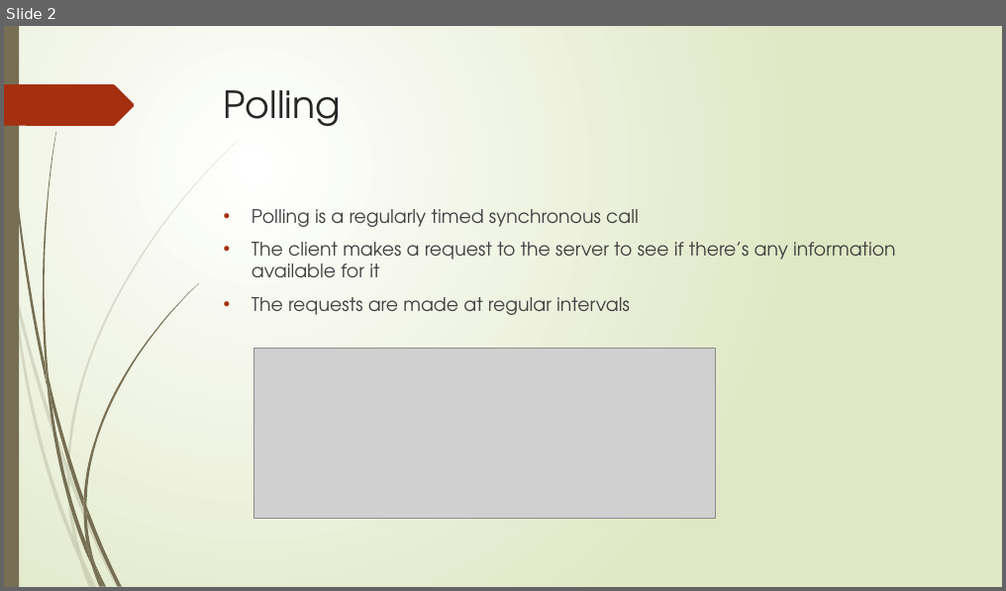
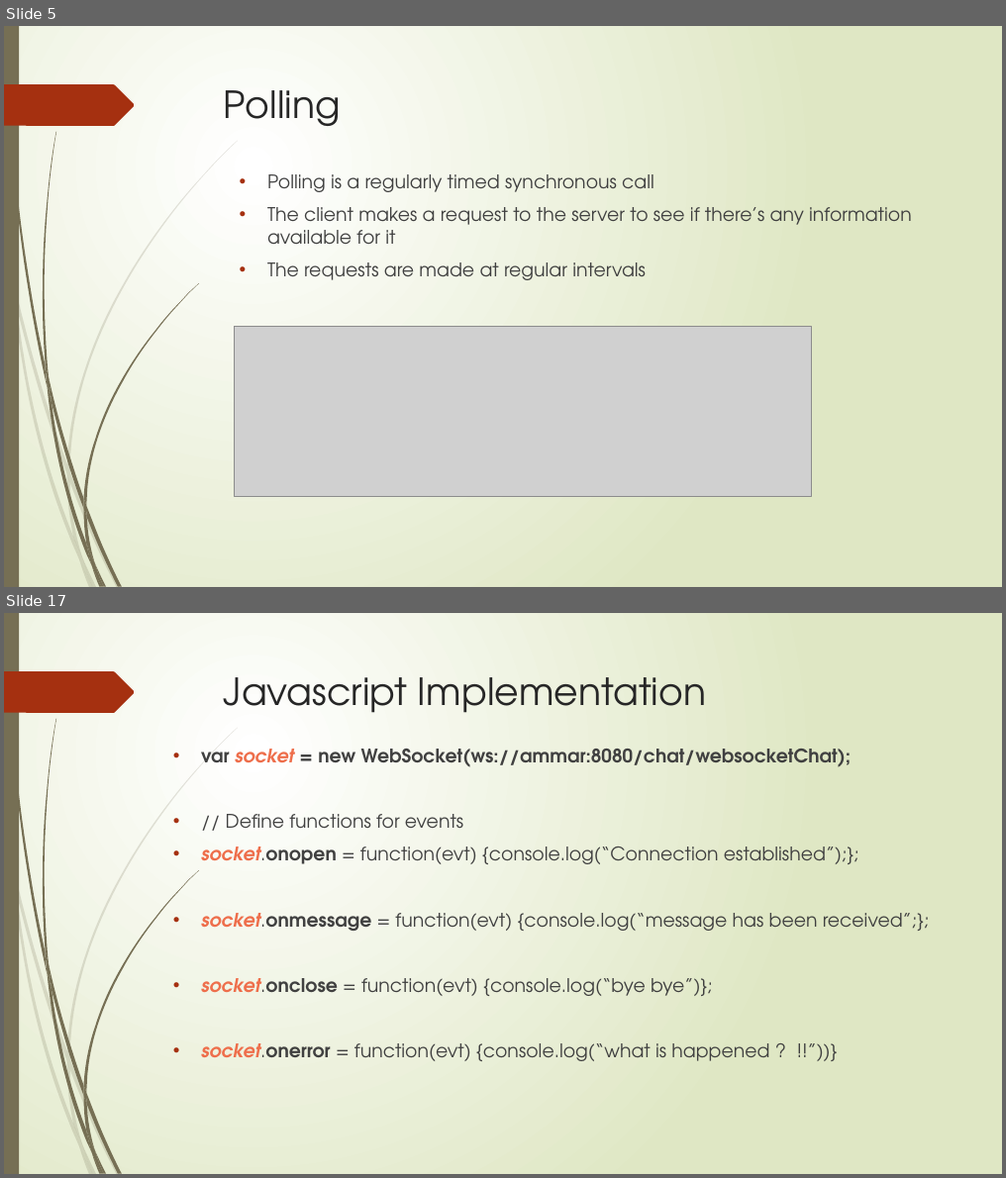
Before and after one commit to aliammar7/WebSocket, a slide deck: Websocket.pptx. Shown one above the other, each under a label of ours: slide 2 before the commit, slides 5 and 17 after it; the slides between them are not shown. The pictures are 1006x591 and 1006x1178 pixels, drawn with LibreOffice and Linux fonts; fonts in the diff are those of the drawing; grey boxes stand for pictures. Boxes give left, top, right and bottom in pixels: in the first picture for what was removed or moved away, otherwise in the second. Text is boxed around its words. In the diff, an @@ line names an element or a change of style, - is before the commit and + after.

```diff
--- a/Websocket.pptx
+++ b/Websocket.pptx
@@ slide 17 added at [4, 613, 1002, 1174], background gradient #FFFFFF to #DFE8C4; not listed: 24 template elements that a slide beside it also shows @@
@@ title added at [224, 677, 706, 713], 36 pt, text #262626 @@
+Javascript Implementation
@@ text added at [201, 749, 929, 1061], 18 pt, text #404040 @@
+• var socket = new WebSocket(ws://ammar:8080/chat/websocketChat);
+• // Define functions for events
+• socket.onopen = function(evt) {console.log(“Connection established”);};
+• socket.onmessage = function(evt) {console.log(“message has been received”;};
+• socket.onclose = function(evt) {console.log(“bye bye”)};
+• socket.onerror = function(evt) {console.log(“what is happened ? !!”))}
@@ what was slide 2 is now slide 5 @@
@@ slide 5 changed as well @@
@@ text "Polling is a regularly timed ...": place and size @@
-text "Polling is a regularly timed ..." at [252, 209, 896, 315]
+text "Polling is a regularly timed ..." at [267, 174, 912, 280]
@@ picture: place and size @@
-picture at [254, 348, 715, 519]
+picture at [235, 326, 812, 497]
```
Also in this commit, not shown: 1 other slide changed, 19 other slides added, 1 slide removed.
